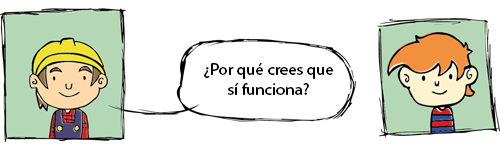
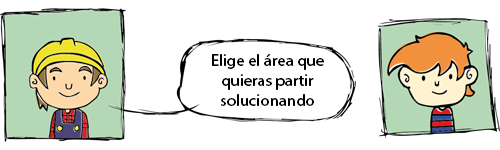
Layered file, before and after one edit (500 × 150). Changes by layer:
renamed "¿Por qué crees que sí funciona?" to "Elige el área que quieras partir solucionando", painted on it over (204, 54, 333, 106)
